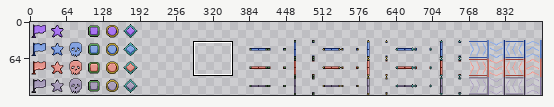
A sprite sheet gets an edit: blobs-in-a-box/assets/tilemap/Objects.png. Above, an overview of the earlier version with the close-up marked.
Close-up. First the earlier version:
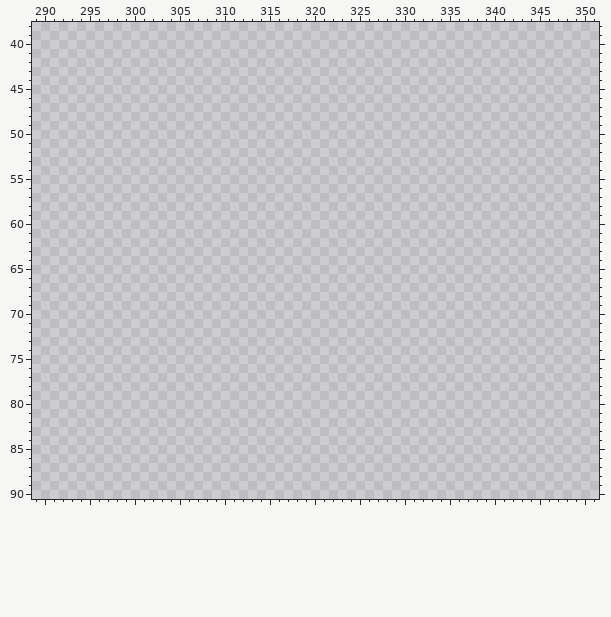
The file is 770x128 pixels. Shown: x 289..351, y 38..90. The old version is drawn lined up with the new one. The commit also changed other parts of the picture, which this record leaves out.
The result:
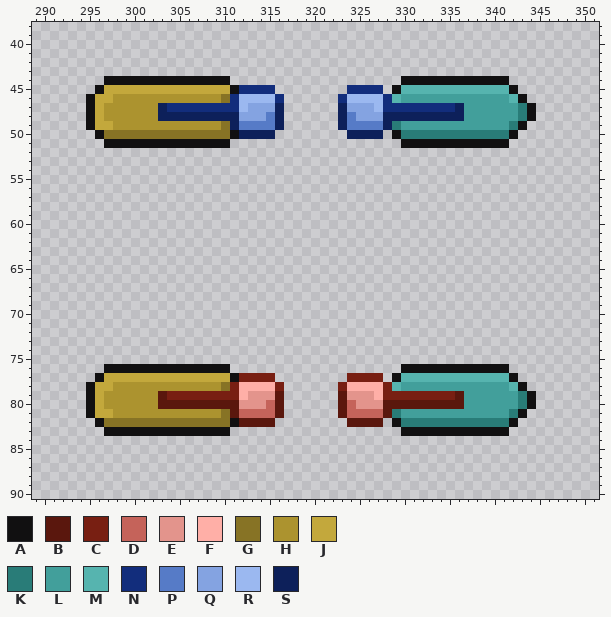
Palette (. is transparent): A #111011  B #5a170d  C #781f12  D #c5635a  E #e3948c  F #ffafa7  G #877325  H #ac932f  J #c3a83c  K #297c78  L #429f9b  M #56b4af  N #122d7c  P #567bc7  Q #84a3e1  R #9bb8f0  S #0d205a
Changes in this commit:
canvas 770x128 -> 896x128; drawings rearranged on the sheet (the old picture shows each at its new place; 3 dropped ones are not shown)
@@ x 289..351 @@
 43 ...............................................................
-44 ...............................................................
-45 ...............................................................
-46 ...............................................................
-47 ...............................................................
-48 ...............................................................
-49 ...............................................................
-50 ...............................................................
-51 ...............................................................
+44 ........AAAAAAAAAAAAAA...................AAAAAAAAAAAA..........
+45 .......AJJJJJJJJJJJJJJANNNN........NNNN.AMMMMMMMMMMMMA.........
+46 ......AJJHHHHHHHHHHHHGNRRRRN......NRRRRNMLLLLLLLLLLLLMA........
+47 ......AJHHHHHHSNNNNNNNNRQQQS......SQQQRNNNNNNNNSLLLLLLKA.......
+48 ......AJHHHHHHSSSSSSSSSQQQPS......SPQQQSSSSSSSSSLLLLLLKA.......
+49 ......AJJHHHHHHHHHHHHGSPPPPS......SPPPPSKLLLLLLLLLLLLKA........
+50 .......AGGGGGGGGGGGGGGASSSS........SSSS.AKKKKKKKKKKKKA.........
+51 ........AAAAAAAAAAAAAA...................AAAAAAAAAAAA..........
 52 ...............................................................
@@ x 289..351 @@
 75 ...............................................................
-76 ...............................................................
-77 ...............................................................
-78 ...............................................................
-79 ...............................................................
-80 ...............................................................
-81 ...............................................................
-82 ...............................................................
-83 ...............................................................
+76 ........AAAAAAAAAAAAAA...................AAAAAAAAAAAA..........
+77 .......AJJJJJJJJJJJJJJACCCC........CCCC.AMMMMMMMMMMMMA.........
+78 ......AJJHHHHHHHHHHHHGCFFFFC......CFFFFCMLLLLLLLLLLLLMA........
+79 ......AJHHHHHHBCCCCCCCCFEEEB......BEEEFCCCCCCCCBLLLLLLKA.......
+80 ......AJHHHHHHBBBBBBBBBEEEDB......BDEEEBBBBBBBBBLLLLLLKA.......
+81 ......AJJHHHHHHHHHHHHGBDDDDB......BDDDDBKLLLLLLLLLLLLKA........
+82 .......AGGGGGGGGGGGGGGABBBB........BBBB.AKKKKKKKKKKKKA.........
+83 ........AAAAAAAAAAAAAA...................AAAAAAAAAAAA..........
 84 ...............................................................
Where, in picture pixels (left, top, right, bottom), the same in both close-ups:
added: (86, 76, 284, 148)
added: (338, 76, 536, 148)
added: (86, 364, 284, 436)
added: (338, 364, 536, 436)
